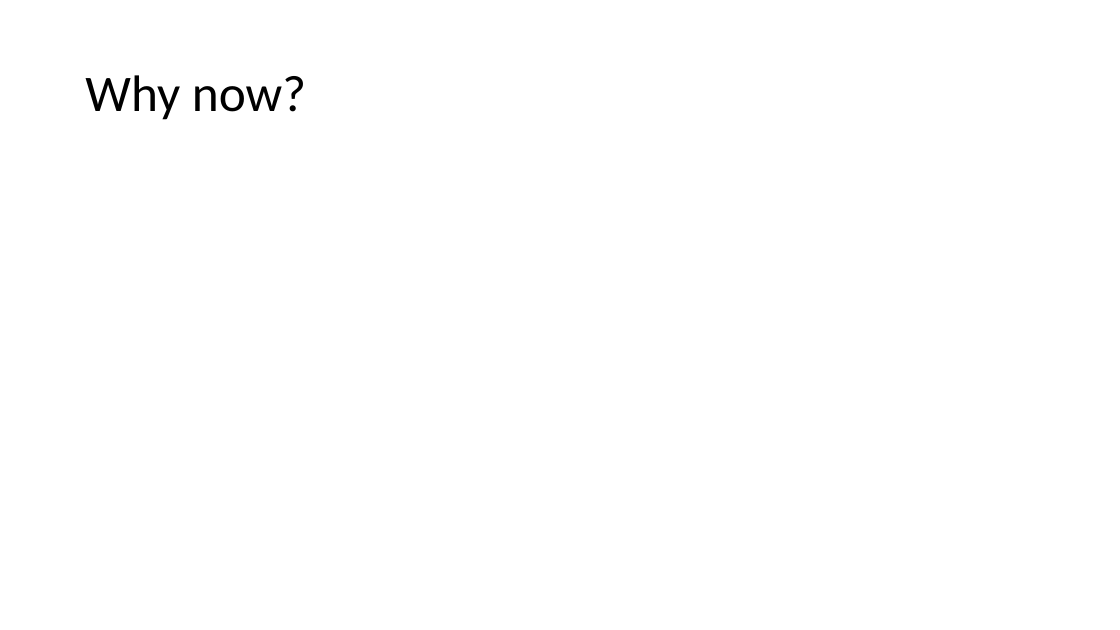
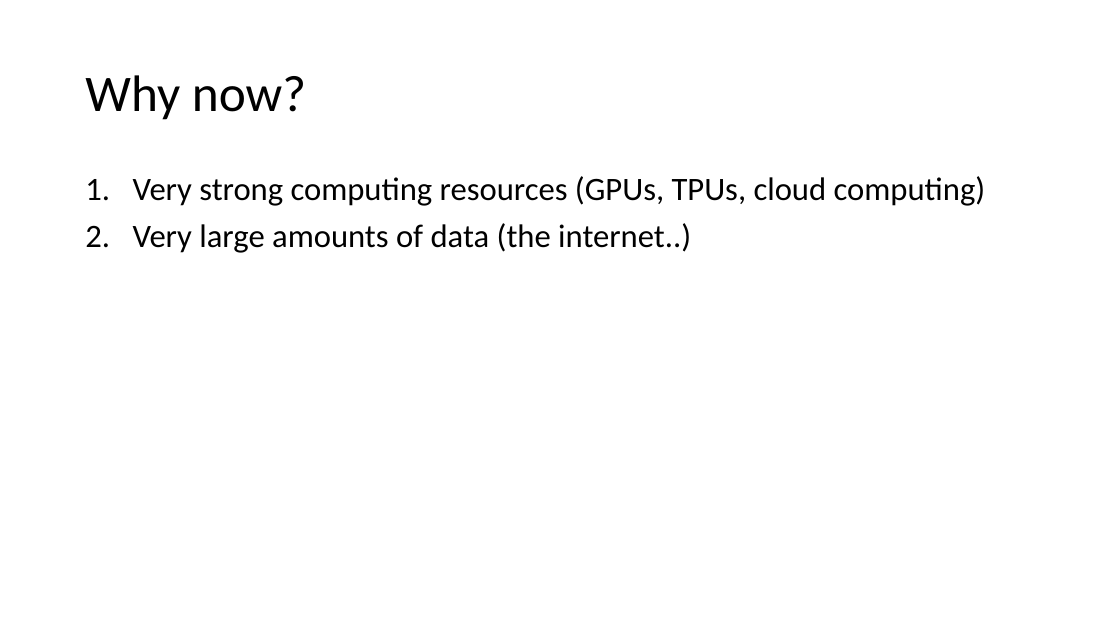
Before and after one commit to alishibli97/peca, a slide deck: slide 9 of slides.pptx (slide 5 before the commit). Drawn at 1120x630 pixels with LibreOffice and Linux fonts; fonts in the diff are those of the drawing. Boxes give left, top, right and bottom in pixels: in the first picture for what was removed or moved away, otherwise in the second. Text is boxed around its words. In the diff, an @@ line names an element or a change of style, - is before the commit and + after.

```diff
--- a/slides.pptx
+++ b/slides.pptx
@@ text added at bbox=[133, 176, 986, 253], 28 pt, text #000000 @@
+1. Very strong computing resources (GPUs, TPUs, cloud computing)
+2. Very large amounts of data (the internet..)
```
Also in this commit, not shown: 5 other slides changed, 24 slides added, 6 slides removed.
